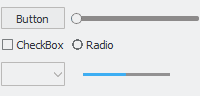
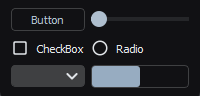
Revision of a layered 200px x 96px image; what changed, layer by layer:
added layer "python_1h6cn2BVge.png" above "python_PA3JTMljY1.png" over 0, 0, 200, 96
hid "python_PA3JTMljY1.png" over 0, 0, 200, 96
